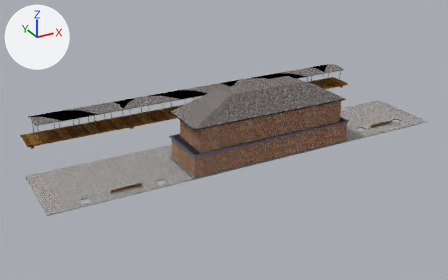
Two versions of the Blender file Station/Station.blend, one commit apart.
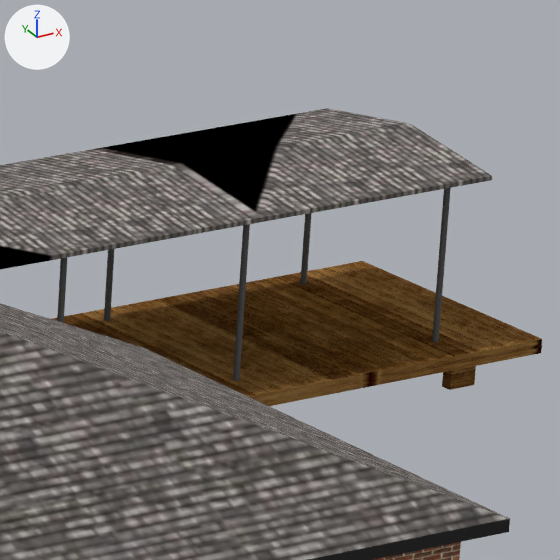
The first picture shows the older version from a camera (50 mm lens) standing at (-71.6, -139.0, 67.8) and looking at (3.8, -2.0, -0.7). The close-ups show both versions on the part from 67% to 78% of the width and 20% to 37% of the height of that picture; other places that the commit changed are outside them. The lights are fixed; the arrows at upper left show +X, +Y and +Z.

Names of what the first close-up shows: 'Building', 'SmallRoof', 'WoodenFloor'.
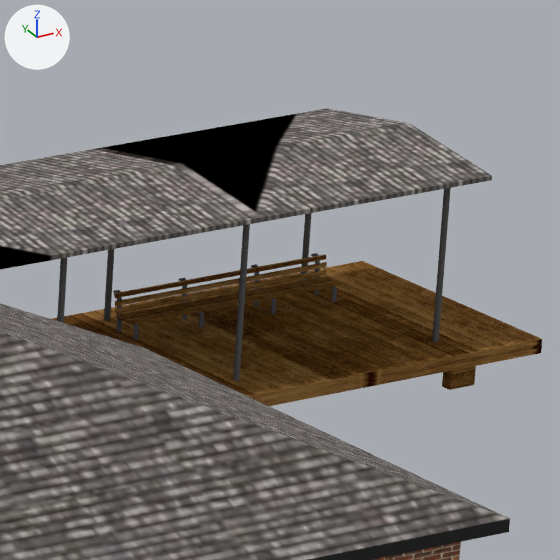
Location of each change, (x1, y1, x2, y2) in pixels of the close-ups (560 x 560 px):
'Seat.002', added (brown)
    after: (113, 253, 342, 340)
    faces in mat_material_003 (picture img_619921498_jpg): (114, 254, 342, 325)
    faces in mat_material_004 (dark grey #5c5d64): (113, 253, 337, 340)

The change, as a list of edits to the scene's bpy script:
```text
Add me_plane_066:
    me_plane_066.from_pydata(...)  # 736 vertices, 714 faces; spans x 0.0..2241.0, y -204.0..130.0, z -104.0..251.0
    # faces by material slot: [42, 672]
    me_plane_066.materials.append(mat_material_003)  # picture img_619921498_jpg
    me_plane_066.materials.append(mat_material_004)  # dark grey #5c5d64
Add ob_seat_002:
    ob_seat_002 = bpy.data.objects.new('Seat.002', me_plane_066)
    ob_seat_002.location = (58.4, 21.64, 1.49)
    ob_seat_002.rotation_euler = (0.0, 0.0, 3.142)  # degrees (0, 0, 180)
    ob_seat_002.scale = (0.00336, 0.00336, 0.00336)
```
